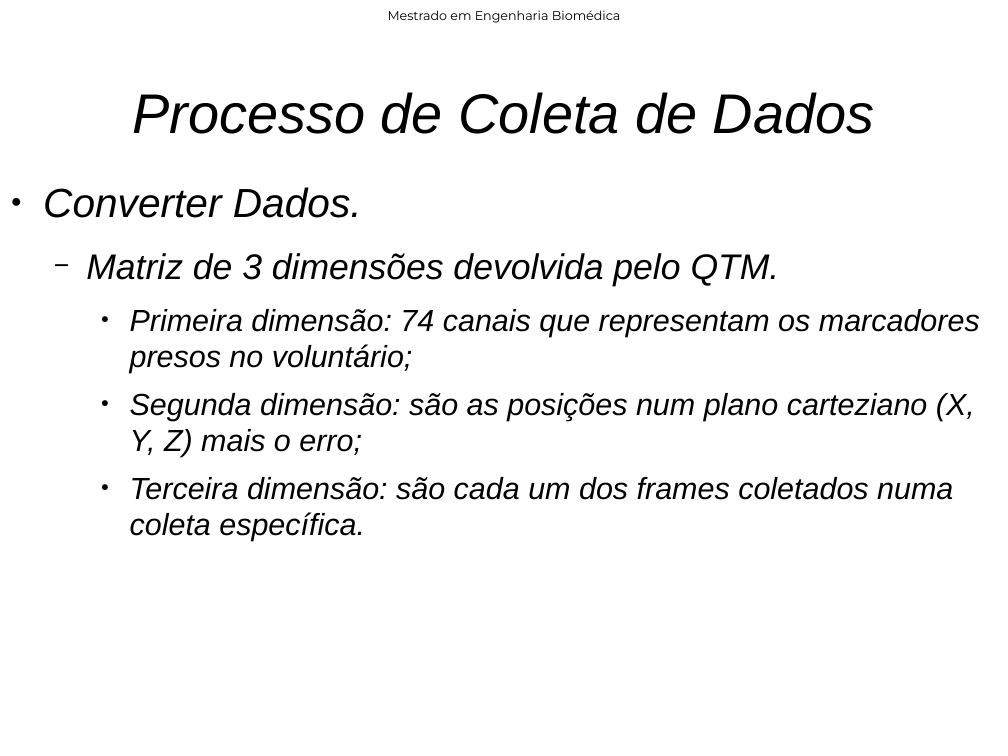
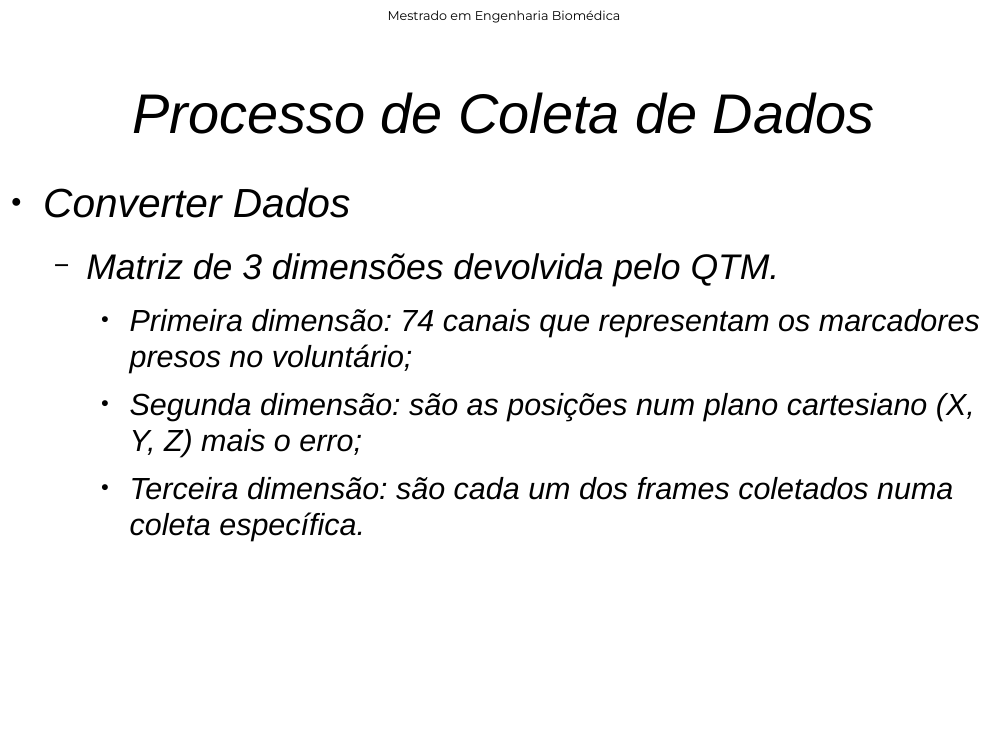
Before and after one commit to rob-nn/dissertation, a slide deck: slide 14 of qualify/qualify.odp (slide 13 before the commit). Drawn at 1008x756 pixels with LibreOffice and Linux fonts; fonts in the diff are those of the drawing; background and template pictures are left out. Boxes give left, top, right and bottom in pixels: in the first picture for what was removed or moved away, otherwise in the second. Text is boxed around its words. In the diff, an @@ line names an element or a change of style, - is before the commit and + after.

```diff
--- a/qualify/qualify.odp
+++ b/qualify/qualify.odp
@@ text at (43, 187, 350, 218): text changed @@
-● Converter Dados.
+● Converter Dados
@@ text at (130, 393, 975, 457): text changed @@
-    ● Segunda dimensão: são as posições num plano carteziano (X, Y, Z) mais o erro;
+    ● Segunda dimensão: são as posições num plano cartesiano (X, Y, Z) mais o erro;
```
Also in this commit, not shown: 18 other slides changed, 6 slides added, 18 other files.
